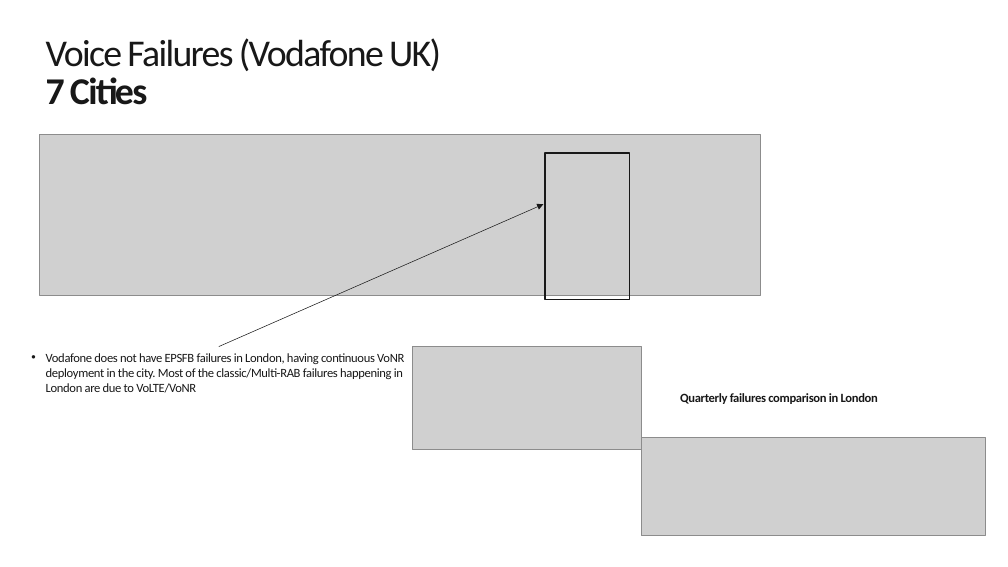
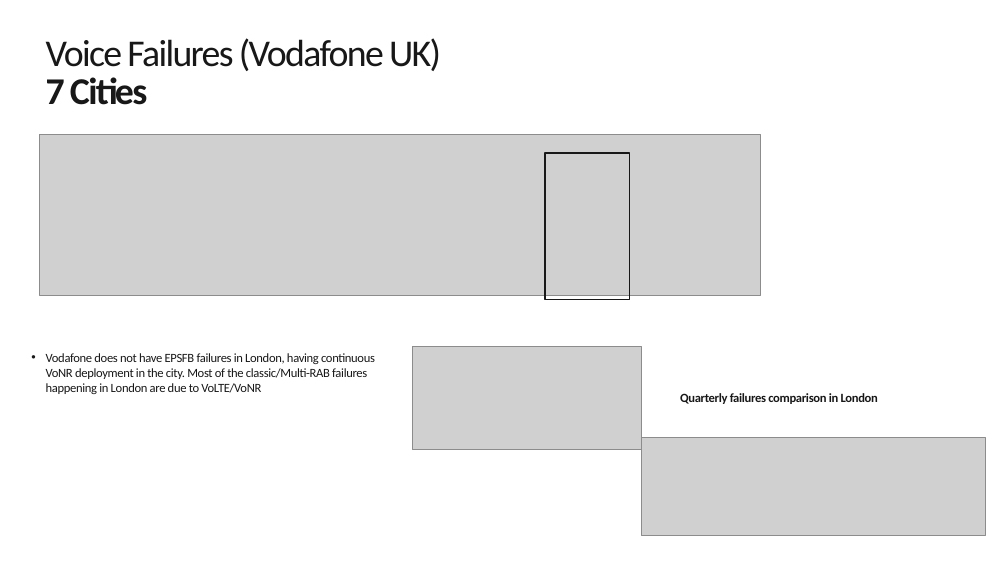
Before and after one commit to jaimetur/DashboardAnalytic, a slide deck: slide 13 of assets/templates/Template_CDR_SA_analysis.pptx. Drawn at 1008x567 pixels with LibreOffice and Linux fonts; fonts in the diff are those of the drawing; grey boxes stand for pictures; background and template pictures are left out. Boxes give left, top, right and bottom in pixels: in the first picture for what was removed or moved away, otherwise in the second. Text is boxed around its words. In the diff, an @@ line names an element or a change of style, - is before the commit and + after.

```diff
--- a/assets/templates/Template_CDR_SA_analysis.pptx
+++ b/assets/templates/Template_CDR_SA_analysis.pptx
@@ arrow removed from (219, 346) to (544, 204) @@
@@ text "Vodafone does not have EPSFB ..." rewrapped from (46,353,404,393) to (46,353,375,394) @@
```
Also in this commit, not shown: 3 other slides changed, 1 other file.
